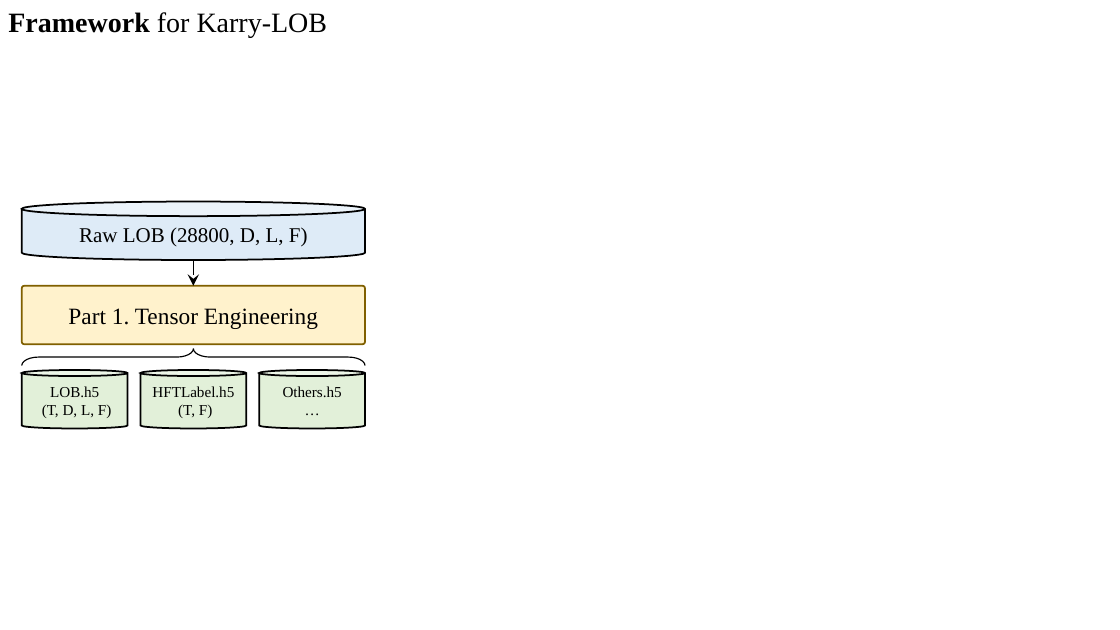
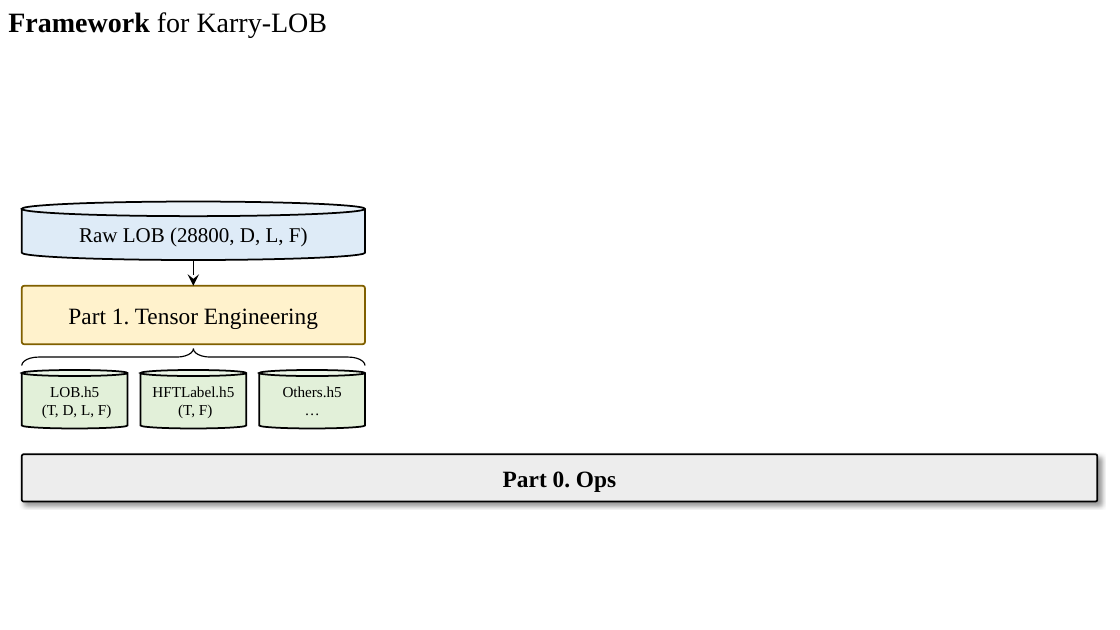
Before and after one commit to KarryRen/Karry-LOB, a slide deck: slide 1 of Images/images.pptx. Drawn at 1120x630 pixels with LibreOffice and Linux fonts; fonts in the diff are those of the drawing. Boxes give left, top, right and bottom in pixels: in the first picture for what was removed or moved away, otherwise in the second. Text is boxed around its words. In the diff, an @@ line names an element or a change of style, - is before the commit and + after.

```diff
--- a/Images/images.pptx
+++ b/Images/images.pptx
@@ rounded rectangle added at (x1=22, y1=455, x2=1097, y2=502), fill #EDEDED, outline #000000 1.5 pt, 20 pt, text #000000, bold @@
+Part 0. Ops
```
Also in this commit, not shown: 5 other files.
